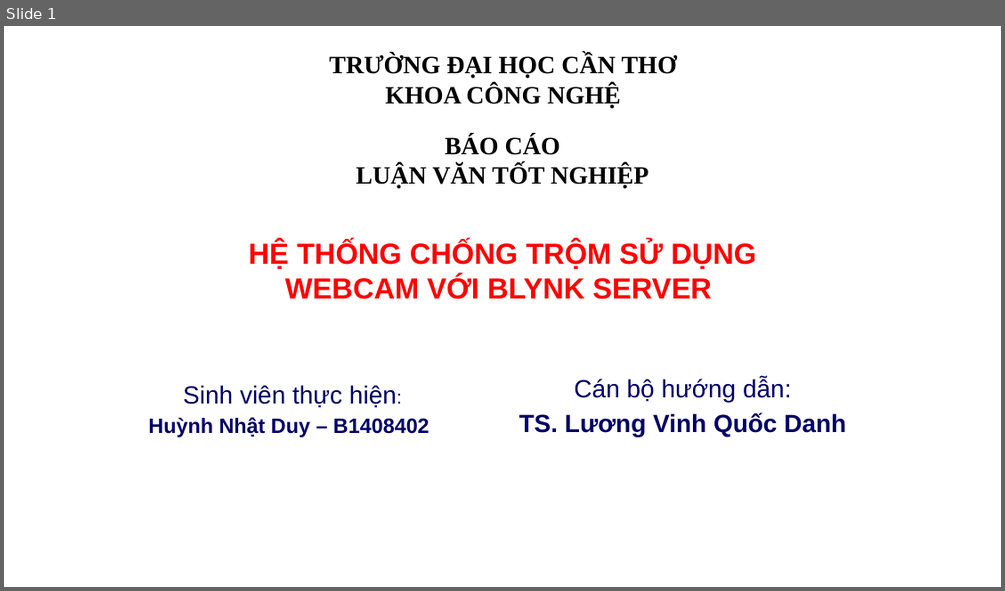
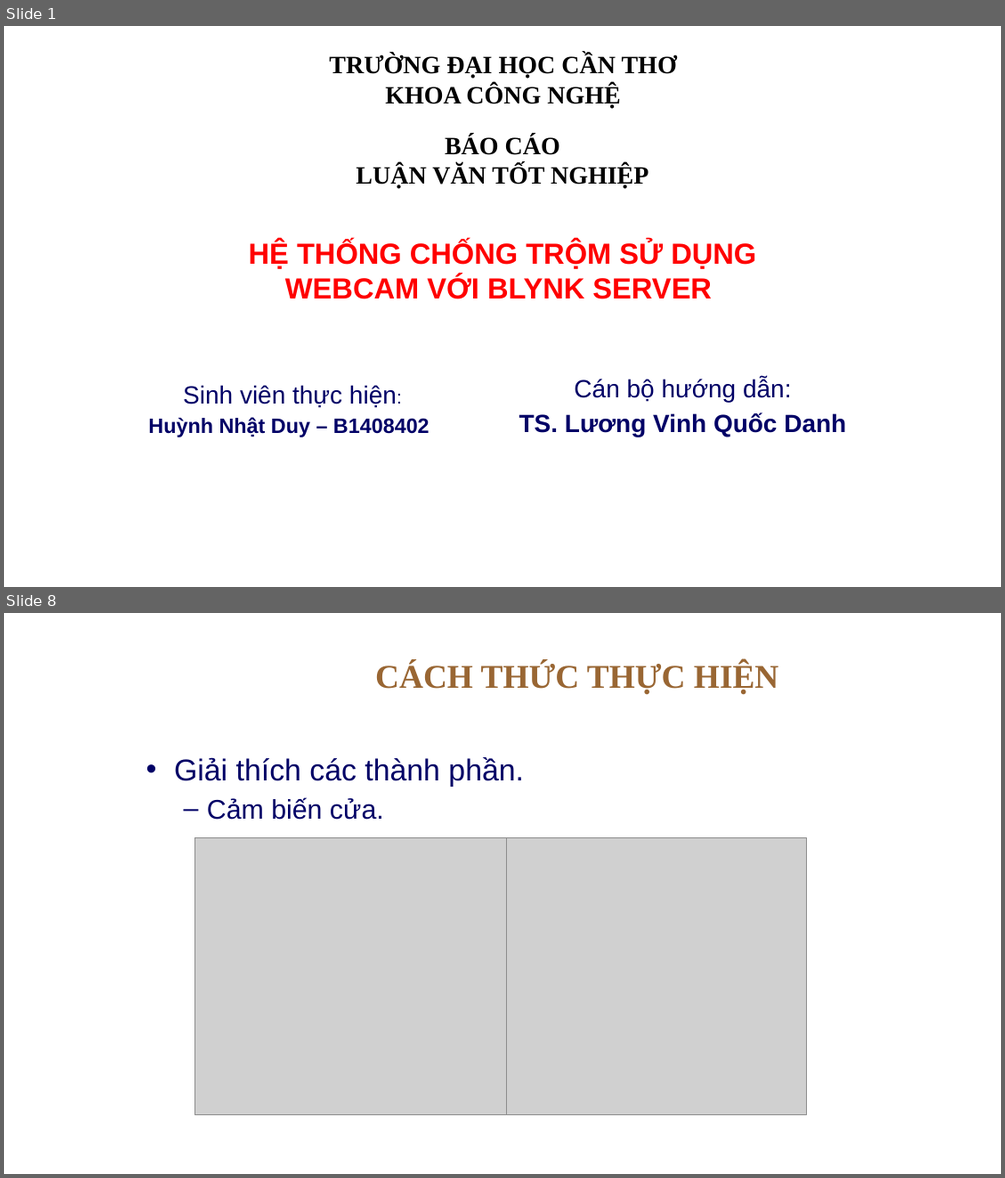
Before and after one commit to nhatduyEE/Master, a slide deck: BaoCao/baoCao.pptx. Shown one above the other, each under a label of ours: slide 1 before the commit, slides 1 and 8 after it; the slides between them are not shown. The pictures are 1005x591 and 1005x1178 pixels, drawn with LibreOffice and Linux fonts; fonts in the diff are those of the drawing; grey boxes stand for pictures; background and template pictures are left out. Boxes give left, top, right and bottom in pixels: in the first picture for what was removed or moved away, otherwise in the second. Text is boxed around its words. In the diff, an @@ line names an element or a change of style, - is before the commit and + after.

```diff
--- a/BaoCao/baoCao.pptx
+++ b/BaoCao/baoCao.pptx
@@ slide 8 added at [4, 613, 1001, 1174], background picture (left out) @@
@@ title added at [375, 662, 778, 694], 32 pt, text #996633, bold @@
+CÁCH THỨC THỰC HIỆN
@@ text added at [174, 757, 524, 819], 29 pt, text #000066 @@
+• Giải thích các thành phần.
+  – Cảm biến cửa.
@@ picture added at [195, 837, 507, 1115] @@
@@ picture added at [507, 837, 807, 1115] @@
```
Also in this commit, not shown: 5 slides changed, 11 other slides added, 7 other files.
